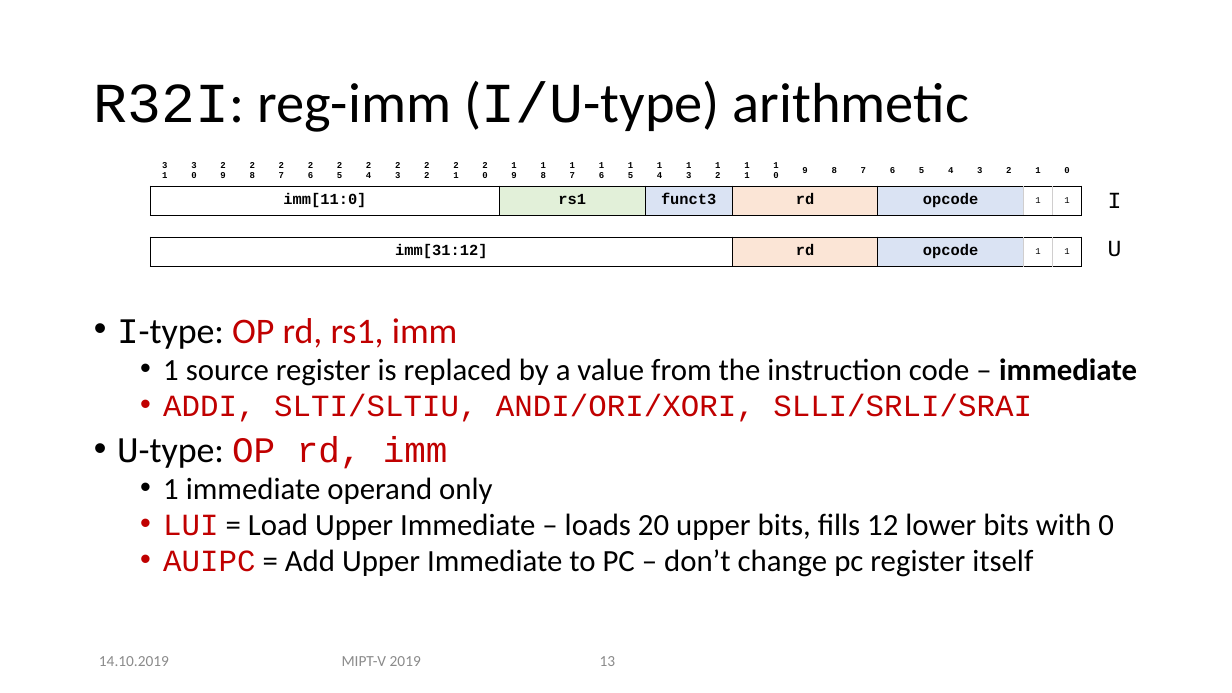
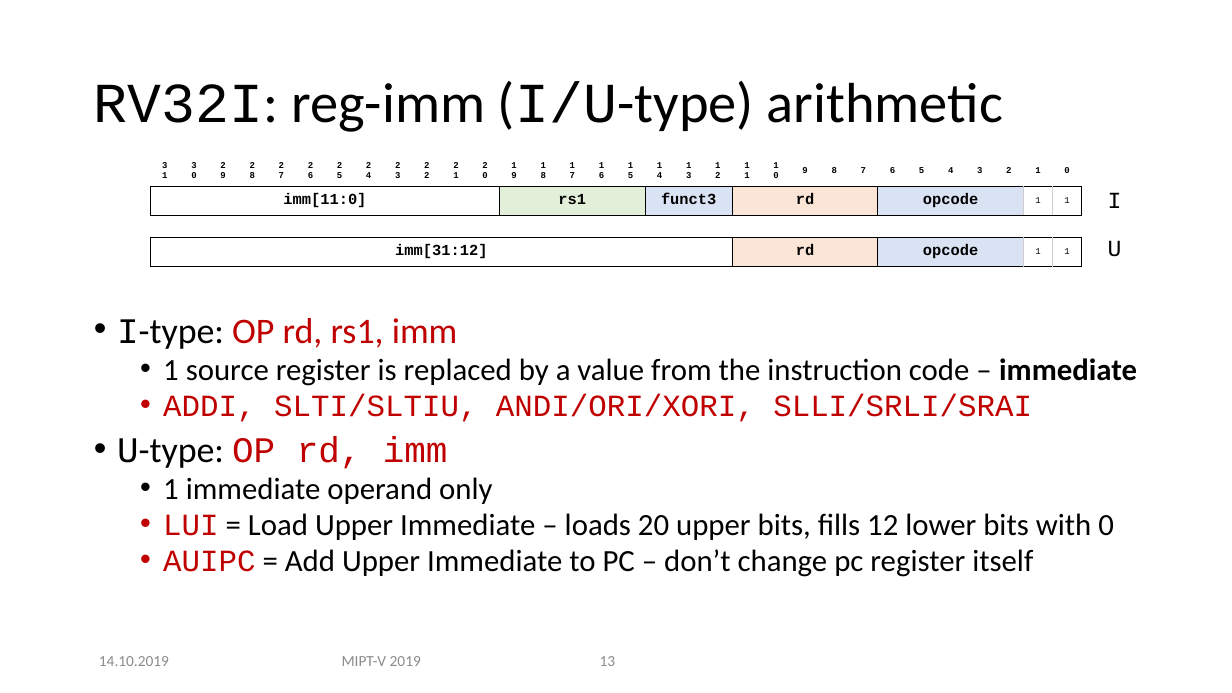
Before and after one commit to MIPT-ILab/ca-lectures, a slide deck: slide 13 of mipt-mips/2019/L4/Lecture 4 - RISC-V ISA NO AUDIO.pptx. Drawn at 1232x693 pixels with LibreOffice and Linux fonts; fonts in the diff are those of the drawing; background and template pictures are left out. Boxes give left, top, right and bottom in pixels: in the first picture for what was removed or moved away, otherwise in the second. Text is boxed around its words. In the diff, an @@ line names an element or a change of style, - is before the commit and + after.

```diff
--- a/mipt-mips/2019/L4/Lecture 4 - RISC-V ISA NO AUDIO.pptx
+++ b/mipt-mips/2019/L4/Lecture 4 - RISC-V ISA NO AUDIO.pptx
@@ title at bbox=[94, 81, 1003, 132]: text changed @@
-R32I: reg-imm (I/U-type) arithmetic
+RV32I: reg-imm (I/U-type) arithmetic
```
Also in this commit, not shown: 7 other slides changed.
